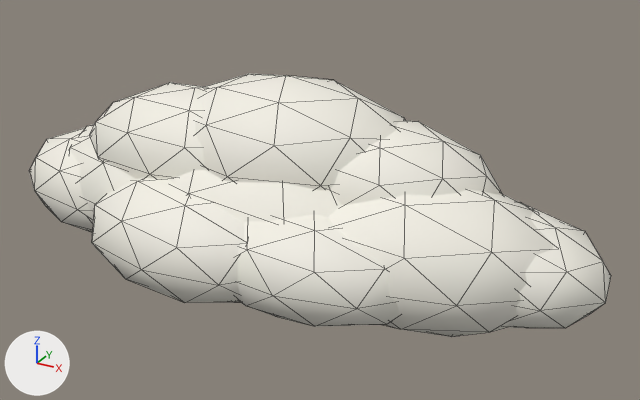
Two versions of the glTF model public/assets/models/cloud_towering_a.glb, one commit apart.
Rendered twice from a 50 mm lens placed at (12.05, -19.67, 9.69), pointed at (1.01, 0.39, -0.34). The axes (+X, +Y, +Z) are drawn at lower left. The lights are the same throughout. The picture after the commit comes second. Mesh edges are drawn as thin lines. Vertices at exactly the same position are counted once.

Objects in the first picture: 'cloud_towering_a_material_00'.
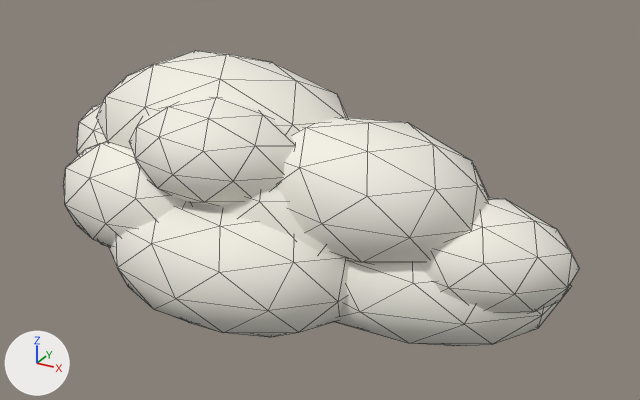
Changed parts and their boxes (x1, y1, x2, y2) in the pictures (640 x 400 px; the box of a moved part takes in the faces that stretch with it):
'cloud_towering_a_material_00', reshaped, rescaled (11% narrower, 12% taller)
    before: (29, 74, 611, 337)
    after: (63, 51, 580, 346)
part 1 of me_cloud_towering_a_material_00_mesh, moved or reshaped (not visible afterwards)
    before: (29, 128, 93, 233)
part 2 of me_cloud_towering_a_material_00_mesh, moved or reshaped (not visible before)
    after: (417, 197, 580, 313)
part 3 of me_cloud_towering_a_material_00_mesh, moved or reshaped
    before: (195, 74, 406, 190)
    after: (129, 97, 296, 206)
part 4 of me_cloud_towering_a_material_00_mesh, moved or reshaped
    before: (70, 82, 611, 337)
    after: (63, 51, 571, 346)

The change, as a list of edits to the scene's bpy script:
```text
Change me_cloud_towering_a_material_00_mesh:
    used by ob_cloud_towering_a_material_00; parent = ob_cloud_towering_a_root; location = (0.0, 0.0, 0.0); scale = (9.17, 9.17, 9.17)
    remove me_cloud_towering_a_material_00_mesh.from_pydata(...)  # 504 vertices, 960 faces; spans x -1.0..1.0, y -0.48..0.48, z -0.34..0.34
    add me_cloud_towering_a_material_00_mesh.from_pydata(...)  # 504 vertices, 960 faces; spans x -1.0..1.0, y -0.55..0.55, z -0.42..0.42
    me_cloud_towering_a_material_00_mesh part 1: the loose piece of 42 vertices spanning x -1.0..-0.21, y -0.27..0.25, z -0.28..0.09 is multiplied about its middle by the matrix ((1.216, 0.135, -0.03), (-0.13, 1.186, -0.011), (0.03, 0.015, 1.216)), then moved by (0.08, 0.07, -0.09)
    me_cloud_towering_a_material_00_mesh part 2: the loose piece of 42 vertices spanning x -0.14..0.53, y -0.04..0.45, z -0.21..0.1 is multiplied about its middle by the matrix ((0.939, -0.044, 0.063), (0.04, 0.969, 0.0), (-0.071, 0.003, 1.137)), then moved by (0.5, -0.2, -0.03)
    me_cloud_towering_a_material_00_mesh part 3: the loose piece of 42 vertices spanning x -0.45..0.45, y -0.26..0.35, z -0.1..0.34 is multiplied about its middle by the matrix ((0.696, -0.053, 0.034), (0.051, 0.787, 0.002), (-0.032, 0.003, 0.816)), then moved by (-0.12, -0.24, 0.05)
    me_cloud_towering_a_material_00_mesh part 4: 378 of 504 vertices moved; they spanned x -0.88..1.0, y -0.48..0.48, z -0.34..0.28 and now span x -0.92..0.97, y -0.55..0.55, z -0.42..0.42; mean shift (-0.12, 0.03, 0.0); largest move (0.66, 0.11, 0.06) -> (-0.07, -0.1, -0.05)
Change ob_cloud_towering_a_material_00:
    ob_cloud_towering_a_material_00.scale: (9.17, 9.17, 9.17) -> (8.26, 8.26, 8.26)
```
